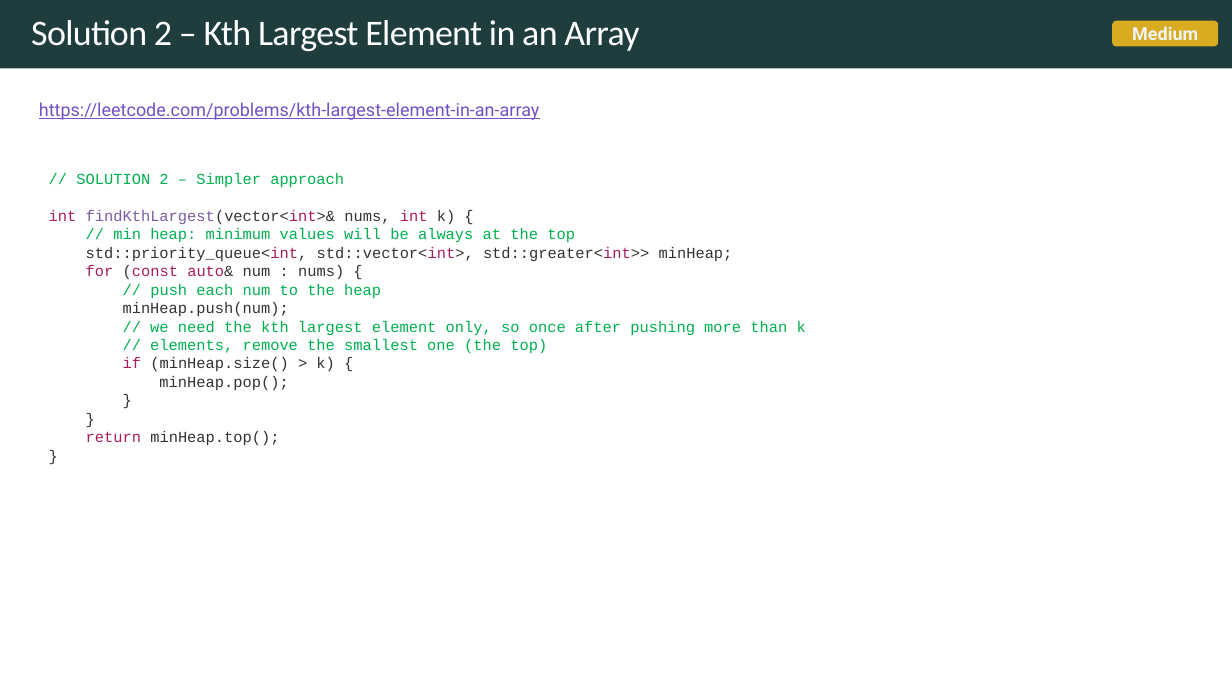
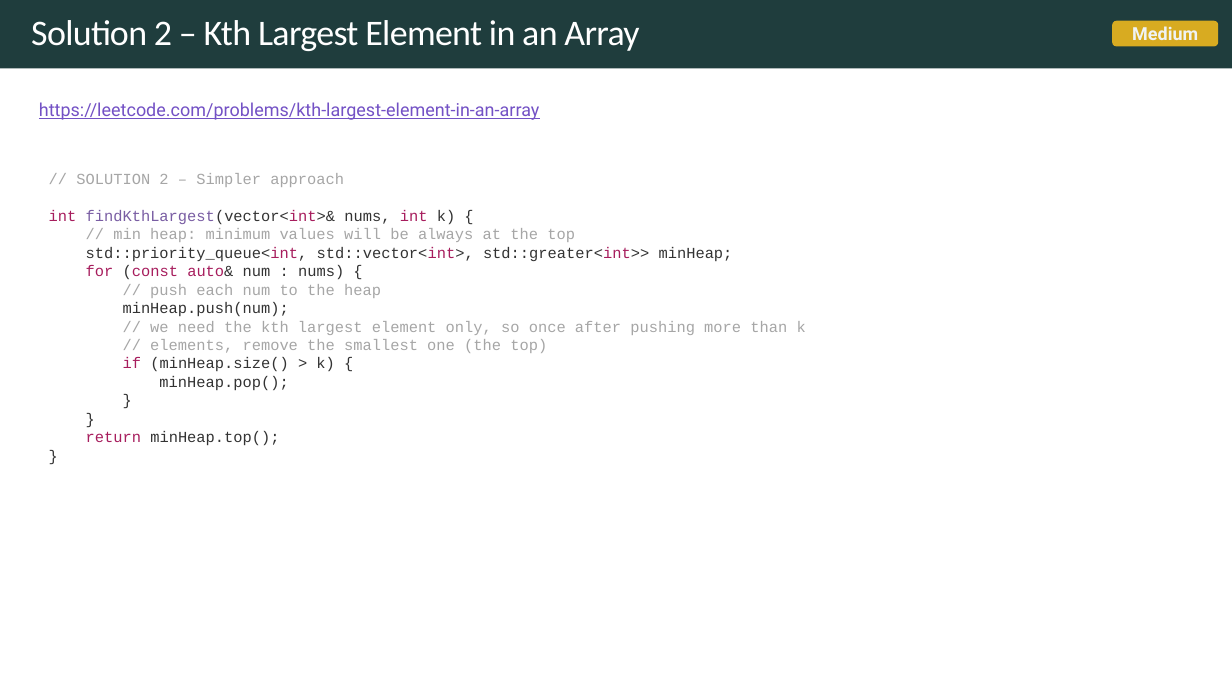
Before and after one commit to rfdavid/coding-interview-handbook-cpp, a slide deck: slide 36 of Algorithm and problem Solving Cheatsheet.pptm (slide 35 before the commit). Drawn at 1232x693 pixels with LibreOffice and Linux fonts; fonts in the diff are those of the drawing. Boxes give left, top, right and bottom in pixels: in the first picture for what was removed or moved away, otherwise in the second. Text is boxed around its words. In the diff, an @@ line names an element or a change of style, - is before the commit and + after.

```diff
--- a/Algorithm and problem Solving Cheatsheet.pptm
+++ b/Algorithm and problem Solving Cheatsheet.pptm
@@ text at bbox=[76, 173, 806, 445]: text colour #00B050 to #A6A6A6 in "// SOLUTION 2 – Simpler approach", "// min heap: minimum values will be ...", "// push each num to the heap", "// we need the kth largest element ..." and 1 more places @@
```
Also in this commit, not shown: 3 other slides changed, 6 slides added, 10 other files.
